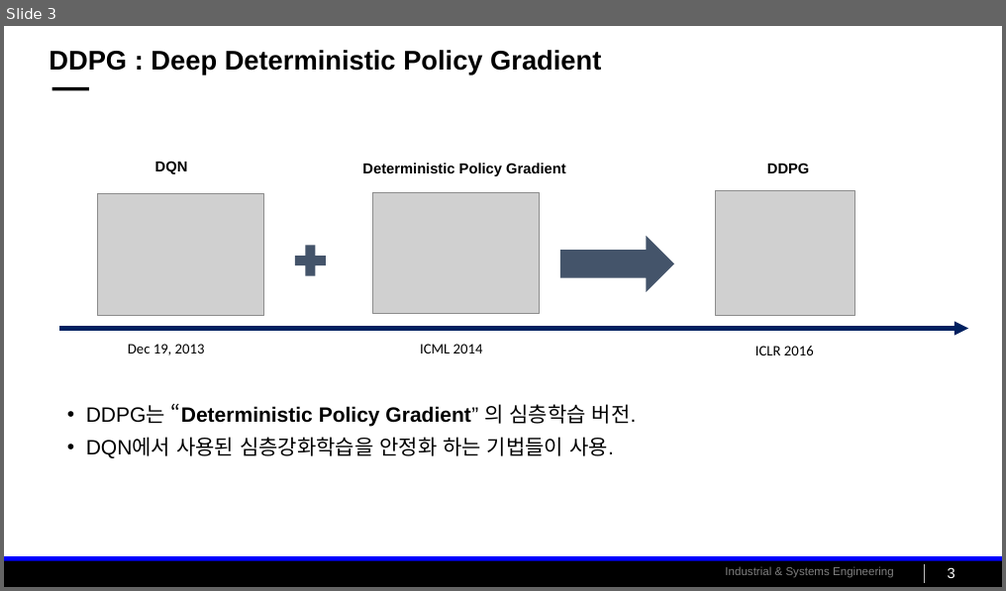
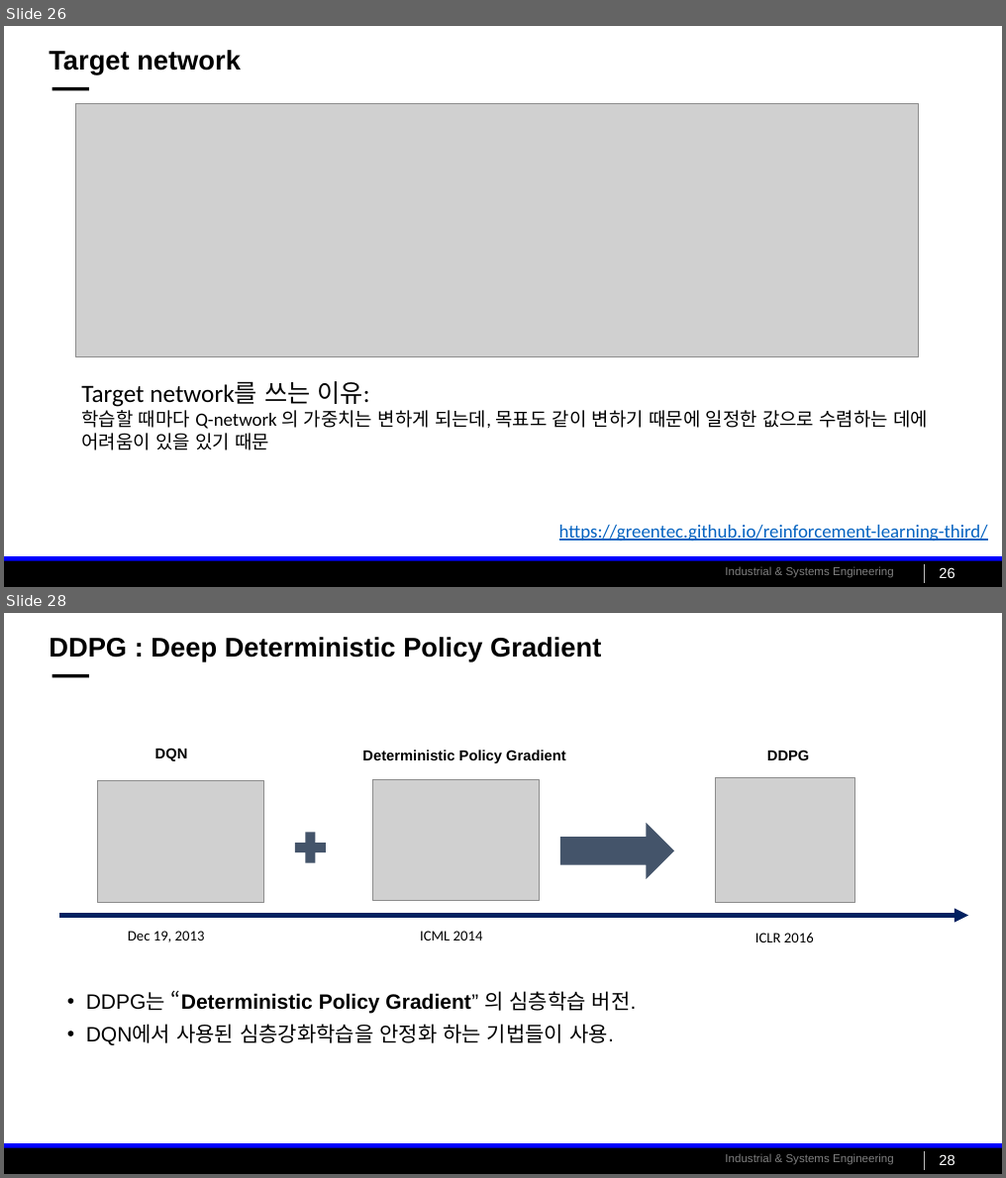
Before and after one commit to cu-rie/gym-poly-reactor-rl, a slide deck: tutorial/Project3_review.pptx. Shown one above the other, each under a label of ours: slide 3 before the commit, slides 26 and 28 after it; the slides between them are not shown. The pictures are 1006x591 and 1006x1178 pixels, drawn with LibreOffice and Linux fonts; fonts in the diff are those of the drawing; grey boxes stand for pictures; background and template pictures are left out. Boxes give left, top, right and bottom in pixels: in the first picture for what was removed or moved away, otherwise in the second. Text is boxed around its words. In the diff, an @@ line names an element or a change of style, - is before the commit and + after.

```diff
--- a/tutorial/Project3_review.pptx
+++ b/tutorial/Project3_review.pptx
@@ slide 26 added at bbox=[4, 26, 1002, 587], background #FFFFFF; not listed: 5 template elements that a slide beside it also shows @@
@@ title added at bbox=[49, 50, 241, 75], 26 pt, text #000000, bold @@
+Target network
@@ picture added at bbox=[76, 104, 919, 358] @@
@@ text added at bbox=[81, 381, 928, 451], 18 pt, text #000000 @@
+Target network를 쓰는 이유:
+학습할 때마다 Q-network 의 가중치는 변하게 되는데, 목표도 같이 변하기 때문에 일정한 값으로 수렴하는 데에
+어려움이 있을 있기 때문
@@ text added at bbox=[559, 525, 988, 542], 18 pt, text #0563C1, underline @@
+https://greentec.github.io/reinforcement-learning-third/
@@ page number added at bbox=[939, 568, 954, 578], 14 pt, text #FFFFFF @@
+26
@@ what was slide 3 is now slide 28 @@
@@ page number at bbox=[939, 1155, 954, 1165]: text changed @@
-3
+28
```
Also in this commit, not shown: 4 slides changed, 24 other slides added, 2 other files.
